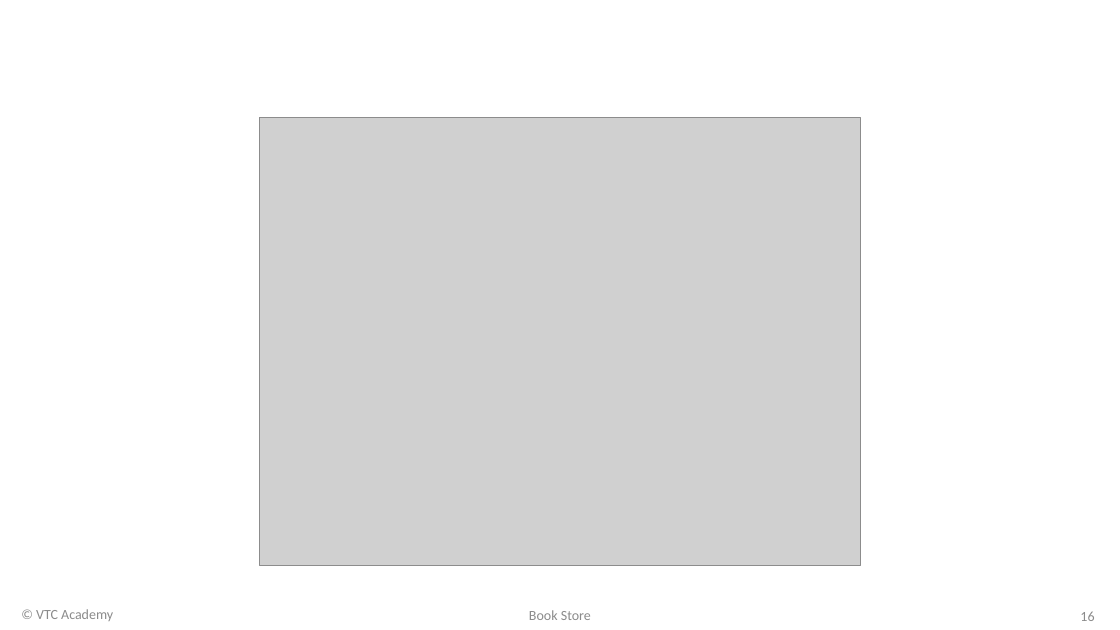
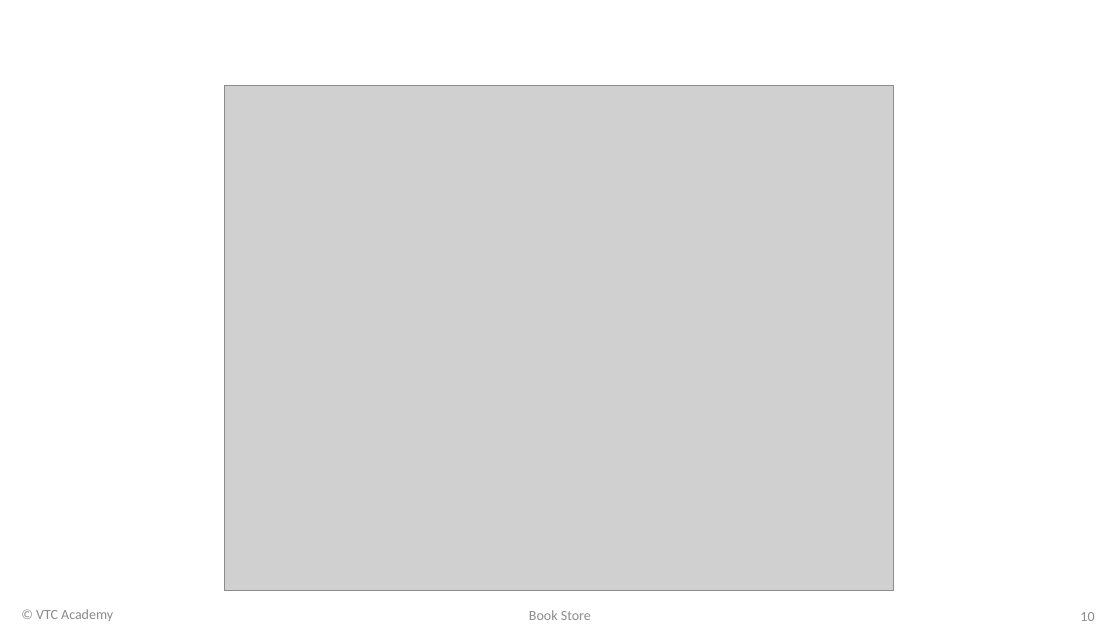
Before and after one commit to starven333/ShopProject, a slide deck: slide 10 of Project Slide.pptx (slide 16 before the commit). Drawn at 1120x630 pixels with LibreOffice and Linux fonts; fonts in the diff are those of the drawing; grey boxes stand for pictures; background and template pictures are left out. Boxes give left, top, right and bottom in pixels: in the first picture for what was removed or moved away, otherwise in the second. Text is boxed around its words. In the diff, an @@ line names an element or a change of style, - is before the commit and + after.

```diff
--- a/Project Slide.pptx
+++ b/Project Slide.pptx
@@ picture: place and size @@
-picture at bbox=[260, 118, 860, 565]
+picture at bbox=[224, 85, 893, 590]
@@ page number at bbox=[1080, 612, 1094, 621]: text changed @@
-16
+10
```
Also in this commit, not shown: 11 other slides changed, 1 slide added, 39 other files.
